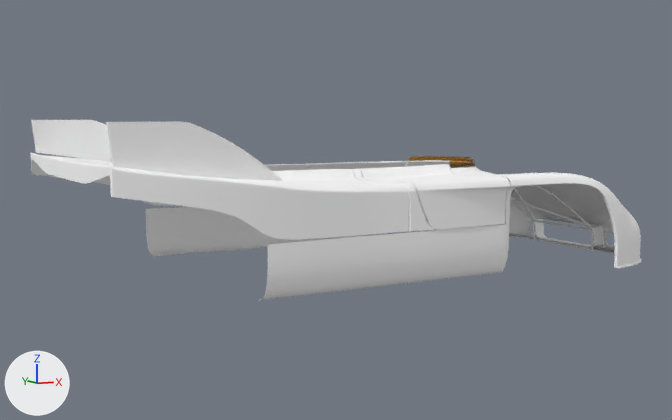
An edit to the Blender file Porsche908.blend, drawn before and after from the same camera.
Rendered twice from a 50 mm lens placed at (-3.61, -6.64, 2.39), pointed at (0.08, 0.08, 1.61). Arrows for +X, +Y and +Z are at lower left; the lights stay in place.

In view in the first picture: 'Aileron.001', 'CapotAr.002', 'CapotAv', 'Master.004', 'Plane.001', 'PorteD.001', 'PorteG.001', 'Visiere'.
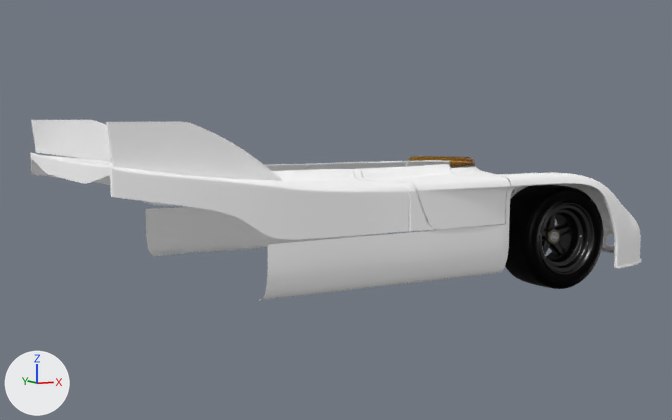
Boxes (x1, y1, x2, y2) around the edits, measured in the pictures (672 x 420 px):
'Pneu', added: after (505, 184, 603, 289)
'Roue', added: after (539, 203, 594, 274)
'Roue.002', added: after (542, 215, 570, 256)
'Ecrou', added: after (547, 228, 559, 245)
'Ecrou.001', added: after (550, 232, 558, 242)

Diff of the bpy script that builds the scene:
```diff
--- a/Porsche908.blend.py
+++ b/Porsche908.blend.py
@@ mat_noirjante @@
+mat_noirjante = bpy.data.materials.new('NoirJante')
+# nodes: BsdfAnisotropic, BsdfDiffuse, MixShader, OutputMaterial
+# colours: black #000000, dark grey #5c5c5c
@@ mat_rubber @@
+mat_rubber = bpy.data.materials.new('Rubber')
+# nodes: BsdfAnisotropic, BsdfDiffuse, BsdfSheen, Fresnel, Mix, MixShader, OutputMaterial, RGB, TexVoronoi
+# colours: black #030303
@@ mat_material_002 @@
+mat_material_002 = bpy.data.materials.new('Material.002')
+# nodes: BsdfAnisotropic, BsdfDiffuse, MixShader, OutputMaterial
+# colours: dark yellow #7b775e, dark yellow #7b784d
@@ mat_alubrillant @@
+mat_alubrillant = bpy.data.materials.new('AluBrillant')
+# nodes: BsdfAnisotropic, BsdfDiffuse, MixShader, OutputMaterial, RGB
+# colours: light grey #d9d9d9
@@ ob_roue @@
+ob_roue = bpy.data.objects.new('Roue', me_plane_025)  # 480 vertices, 450 faces; spans x -17.8..17.8, y -12.5..0.0, z -17.9..17.9; modifiers SUBSURF, MIRROR
+ob_roue.location = (1.469, -0.955, 1.422)
+ob_roue.scale = (0.016, 0.016, 0.016)
@@ ob_pneu @@
+ob_pneu = bpy.data.objects.new('Pneu', me_plane_024)  # 360 vertices, 330 faces; spans x -25.6..25.9, y -12.9..0.2, z -25.9..25.9; modifiers SUBSURF, MIRROR
+ob_pneu.location = (1.469, -0.955, 1.422)
+ob_pneu.scale = (0.016, 0.016, 0.016)
@@ ob_ecrou @@
+ob_ecrou = bpy.data.objects.new('Ecrou', me_plane_011)  # 72 vertices, 60 faces; spans x -0.71..0.71, y -0.81..0.81, z -0.11..0.0; modifiers SUBSURF, MIRROR
+ob_ecrou.location = (1.472, -0.989, 1.422)
+ob_ecrou.rotation_euler = (1.571, 0.0, 3.142)  # degrees (90, 0, 180)
+ob_ecrou.scale = (0.0815, 0.0815, 0.0815)
@@ ob_ecrou_001 @@
+ob_ecrou_001 = bpy.data.objects.new('Ecrou.001', me_plane_023)  # 48 vertices, 36 faces; spans x -0.511..0.511, y -0.509..0.514, z -0.113..0.712; modifiers SUBSURF
+ob_ecrou_001.location = (1.472, -0.995, 1.422)
+ob_ecrou_001.rotation_euler = (1.571, 0.0, 3.142)  # degrees (90, 0, 180)
+ob_ecrou_001.scale = (0.0815, 0.0815, 0.0815)
@@ ob_roue_002 @@
+ob_roue_002 = bpy.data.objects.new('Roue.002', me_plane_031)  # 90 vertices, 55 faces; spans x -11.3..11.3, y -4.2..-0.9, z -10.5..11.3; modifiers SUBSURF
+ob_roue_002.location = (1.469, -0.925, 1.422)
+ob_roue_002.scale = (0.016, 0.016, 0.016)
```
